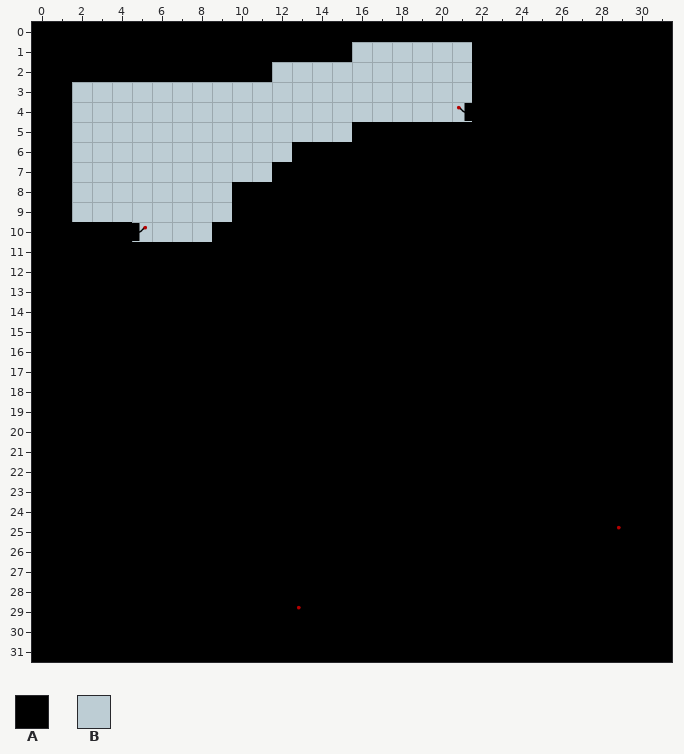
A Tiled map gets an edit: assets/tilemap.tmx. The picture above is the old version.
Cells are 32x32 px. Shown: x 0..31, y 0..31.
Key: from "tiles": A 48 "solid", B 49.
_ is an empty cell.
Layer "walls" before, first column x 0:
 0 AAAAAAAAAAAAAAAAAAAAAAAAAAAAAAAA
 1 AAAAAAAAAAAAAAAABBBBBBAAAAAAAAAA
 2 AAAAAAAAAAAABBBBBBBBBBAAAAAAAAAA
 3 AABBBBBBBBBBBBBBBBBBBBAAAAAAAAAA
 4 AABBBBBBBBBBBBBBBBBBBBAAAAAAAAAA
 5 AABBBBBBBBBBBBBBAAAAAAAAAAAAAAAA
 6 AABBBBBBBBBBBAAAAAAAAAAAAAAAAAAA
 7 AABBBBBBBBBBAAAAAAAAAAAAAAAAAAAA
 8 AABBBBBBBBAAAAAAAAAAAAAAAAAAAAAA
 9 AABBBBBBBBAAAAAAAAAAAAAAAAAAAAAA
10 AAAAABBBBAAAAAAAAAAAAAAAAAAAAAAA
11 AAAAAAAAAAAAAAAAAAAAAAAAAAAAAAAA
12 AAAAAAAAAAAAAAAAAAAAAAAAAAAAAAAA
13 AAAAAAAAAAAAAAAAAAAAAAAAAAAAAAAA
14 AAAAAAAAAAAAAAAAAAAAAAAAAAAAAAAA
15 AAAAAAAAAAAAAAAAAAAAAAAAAAAAAAAA
16 AAAAAAAAAAAAAAAAAAAAAAAAAAAAAAAA
17 AAAAAAAAAAAAAAAAAAAAAAAAAAAAAAAA
18 AAAAAAAAAAAAAAAAAAAAAAAAAAAAAAAA
19 AAAAAAAAAAAAAAAAAAAAAAAAAAAAAAAA
20 AAAAAAAAAAAAAAAAAAAAAAAAAAAAAAAA
21 AAAAAAAAAAAAAAAAAAAAAAAAAAAAAAAA
22 AAAAAAAAAAAAAAAAAAAAAAAAAAAAAAAA
23 AAAAAAAAAAAAAAAAAAAAAAAAAAAAAAAA
24 AAAAAAAAAAAAAAAAAAAAAAAAAAAAAAAA
25 AAAAAAAAAAAAAAAAAAAAAAAAAAAAAAAA
26 AAAAAAAAAAAAAAAAAAAAAAAAAAAAAAAA
27 AAAAAAAAAAAAAAAAAAAAAAAAAAAAAAAA
28 AAAAAAAAAAAAAAAAAAAAAAAAAAAAAAAA
29 AAAAAAAAAAAAAAAAAAAAAAAAAAAAAAAA
30 AAAAAAAAAAAAAAAAAAAAAAAAAAAAAAAA
31 AAAAAAAAAAAAAAAAAAAAAAAAAAAAAAAA
Now the later version:
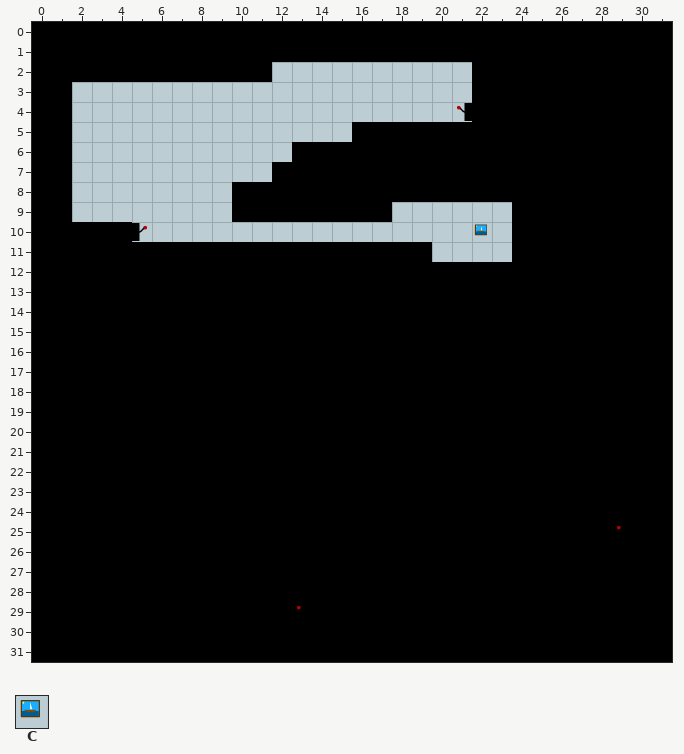
Further tiles: from "tiles": C 57.
From old to new:
Changed rows in their new state; . is an unchanged cell.
Layer "walls":
first column x 16:
 1 AAAAAA
first column x 9:
 9 .........BBBBBB
10 BBBBBBBBBBBBBCB
11 ...........BBBB
Changed places in both pictures, as pixel boxes (x1, y1, x2, y2):
changed: (352, 42, 472, 62)
changed: (212, 202, 512, 262)
